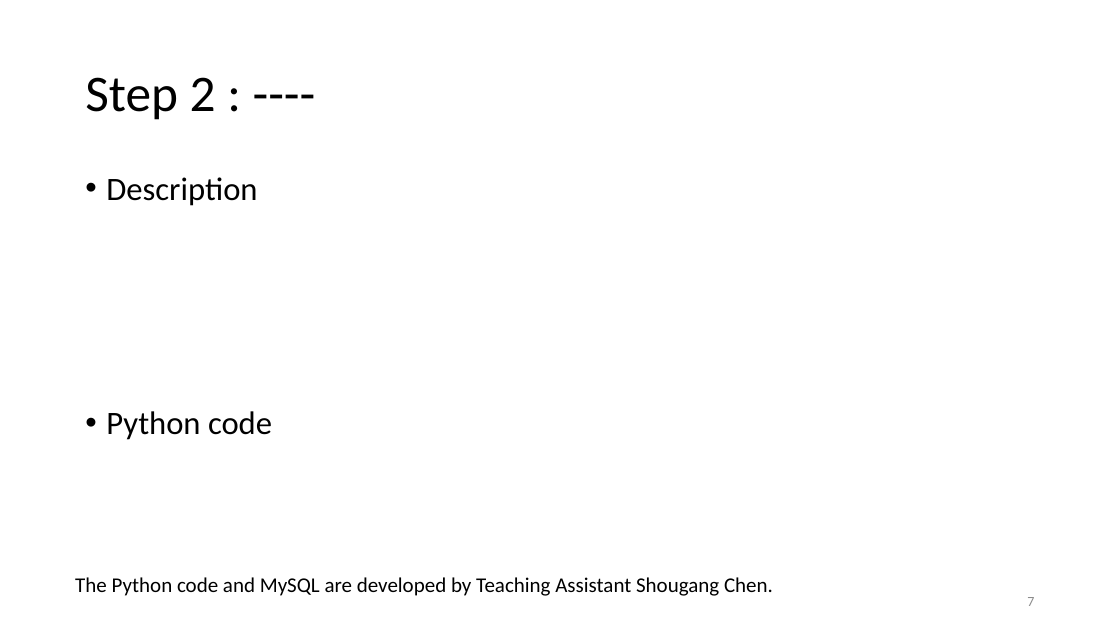
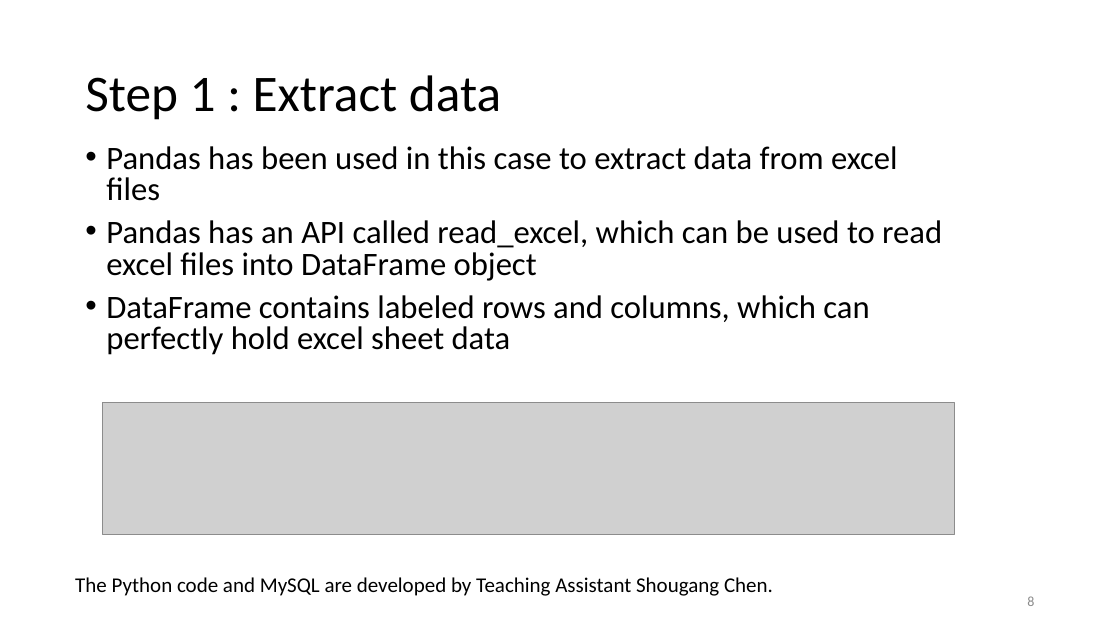
Before and after one commit to chensg/datasystems, a slide deck: slide 8 of doc/41091_etl_example_withScreenshotResults.pptx (slide 7 before the commit). Drawn at 1120x630 pixels with LibreOffice and Linux fonts; fonts in the diff are those of the drawing; grey boxes stand for pictures. Boxes give left, top, right and bottom in pixels: in the first picture for what was removed or moved away, otherwise in the second. Text is boxed around its words. In the diff, an @@ line names an element or a change of style, - is before the commit and + after.

```diff
--- a/doc/41091_etl_example_withScreenshotResults.pptx
+++ b/doc/41091_etl_example_withScreenshotResults.pptx
@@ title at bbox=[85, 75, 501, 120]: text changed @@
-Step 2 : ----
+Step 1 : Extract data
@@ text at bbox=[106, 146, 942, 355]: text changed @@
-• Description
-• Python code
+• Pandas has been used in this case to extract data from excel files
+• Pandas has an API called read_excel, which can be used to read excel files into DataFrame object
+• DataFrame contains labeled rows and columns, which can perfectly hold excel sheet data
@@ picture added at bbox=[103, 402, 954, 534] @@
@@ page number at bbox=[1027, 596, 1034, 606]: text changed @@
-7
+8
```
Also in this commit, not shown: 7 other slides changed, 2 slides added, 1 slide removed, 4 other files.
